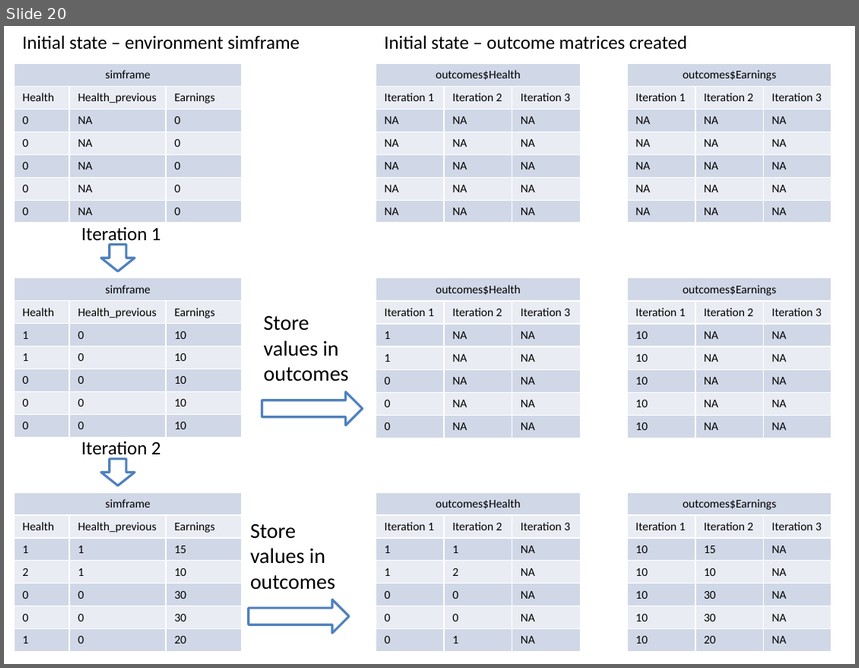
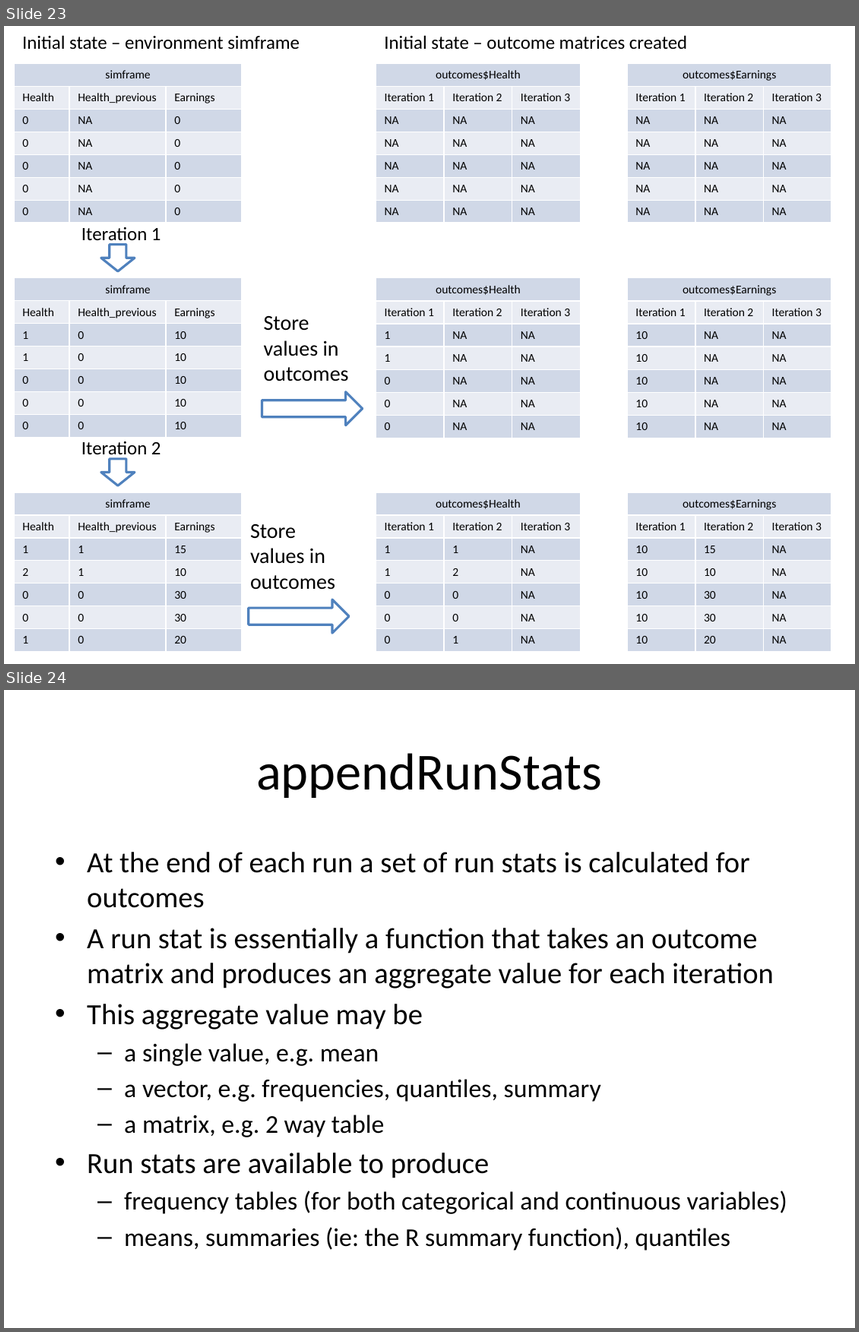
Before and after one commit to compassresearchcentre/simario, a slide deck: docs/Simar overview.pptx. Shown one above the other, each under a label of ours: slide 20 before the commit, slides 23 and 24 after it. The pictures are 859x668 and 859x1332 pixels, drawn with LibreOffice and Linux fonts; fonts in the diff are those of the drawing. Boxes give left, top, right and bottom in pixels: in the first picture for what was removed or moved away, otherwise in the second. Text is boxed around its words. In the diff, an @@ line names an element or a change of style, - is before the commit and + after.

```diff
--- a/docs/Simar overview.pptx
+++ b/docs/Simar overview.pptx
@@ slide 24 added at [4,690,855,1328], background #FFFFFF @@
@@ title added at [256,753,602,798], 44 pt, text #000000 @@
+appendRunStats
@@ text added at [87,852,788,1251], 24.8 pt, text #000000 @@
+• At the end of each run a set of run stats is calculated for outcomes
+• A run stat is essentially a function that takes an outcome matrix and produces an aggregate value for each iteration
+• This aggregate value may be
+  – a single value, e.g. mean
+  – a vector, e.g. frequencies, quantiles, summary
+  – a matrix, e.g. 2 way table
+• Run stats are available to produce
+  – frequency tables (for both categorical and continuous variables)
+  – means, summaries (ie: the R summary function), quantiles
@@ what was slide 20 is now slide 23 @@
```
Also in this commit, not shown: 7 slides changed, 4 other slides added, 1 slide removed, 2 other files.
